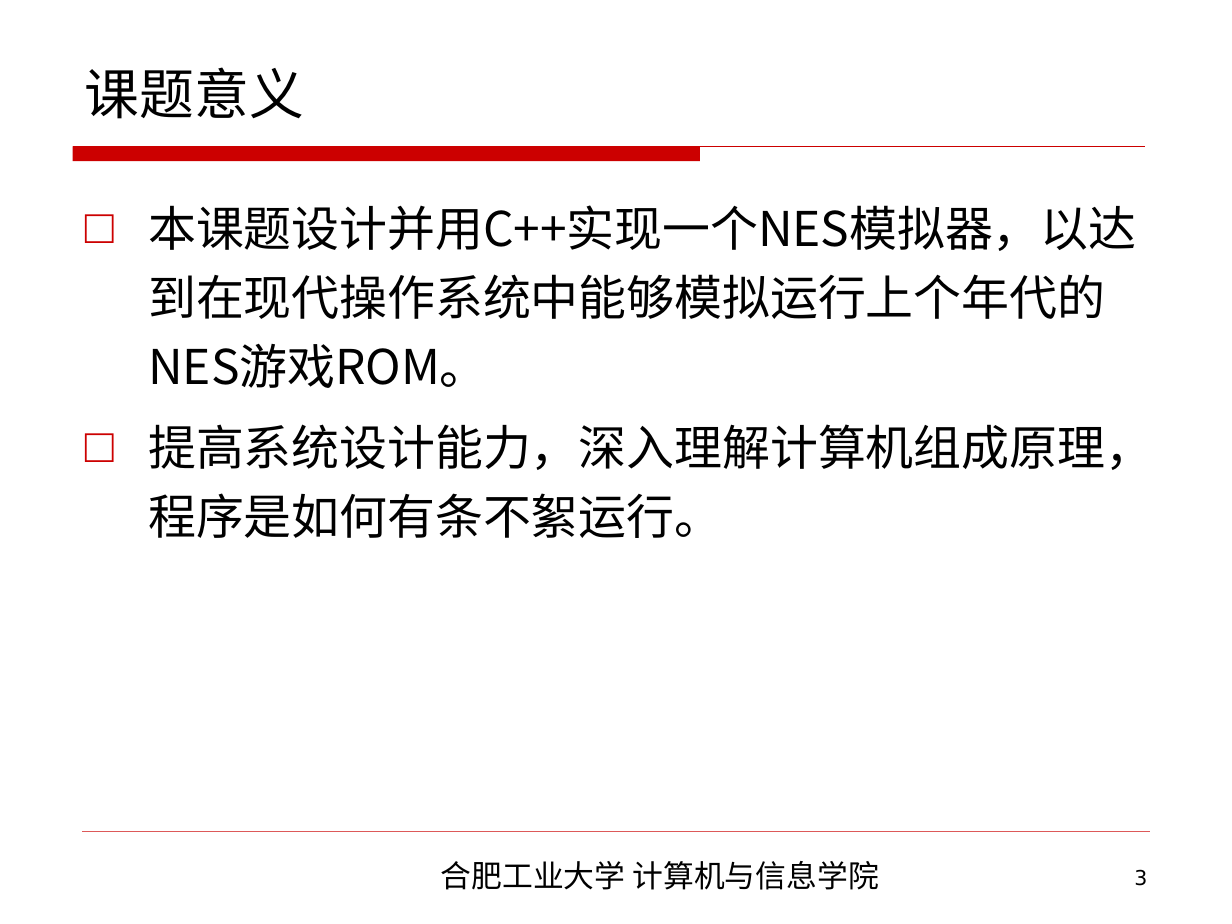
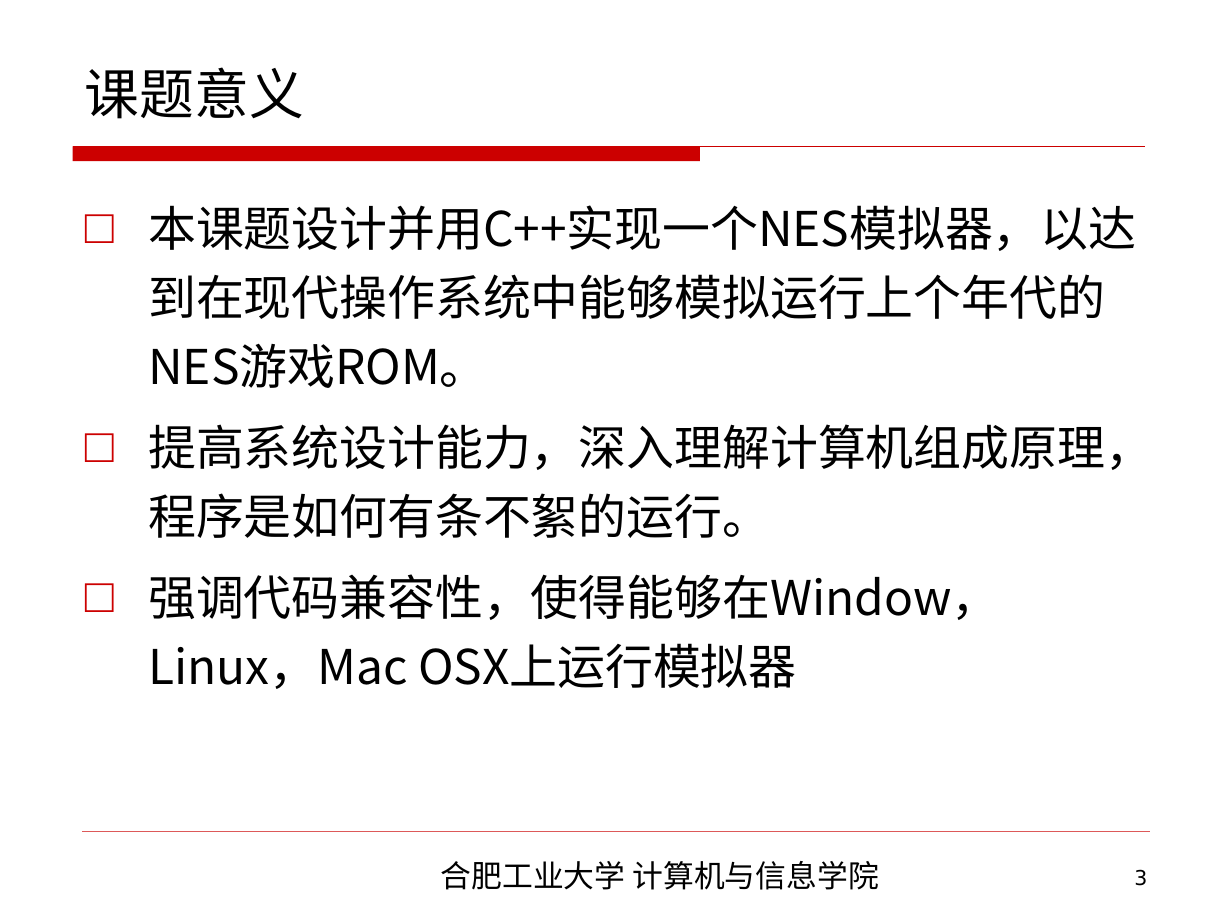
Before and after one commit to netcan/FCEmulator, a slide deck: slide 3 of notes/本科毕业设计开题汇报.ppt. Drawn at 1232x924 pixels with LibreOffice and Linux fonts; fonts in the diff are those of the drawing; background and template pictures are left out. Boxes give left, top, right and bottom in pixels: in the first picture for what was removed or moved away, otherwise in the second. Text is boxed around its words. In the diff, an @@ line names an element or a change of style, - is before the commit and + after.

```diff
--- a/notes/本科毕业设计开题汇报.ppt
+++ b/notes/本科毕业设计开题汇报.ppt
@@ text at bbox=[148, 424, 1153, 689]: text changed @@
-□ 提高系统设计能力，深入理解计算机组成原理，程序是如何有条不絮运行。
+□ 提高系统设计能力，深入理解计算机组成原理，程序是如何有条不絮的运行。
+□ 强调代码兼容性，使得能够在Window，Linux，Mac OSX上运行模拟器
```
Also in this commit, not shown: 3 other slides changed, 2 other files.
